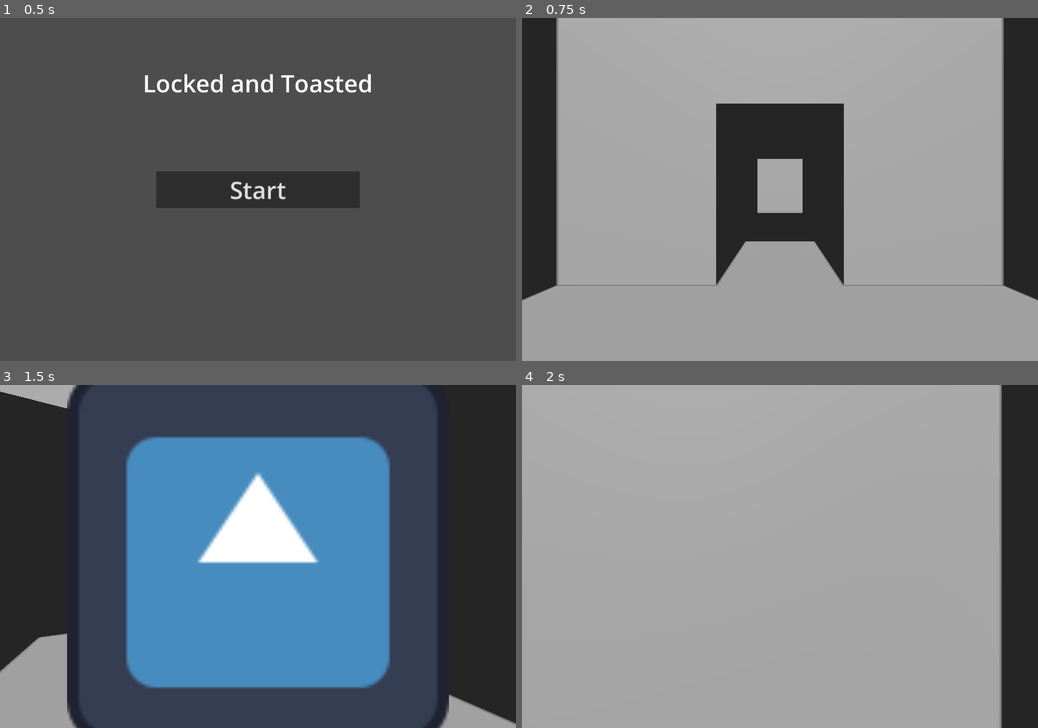
Above: before the commit, frames 1-4 (two rows, left to right).
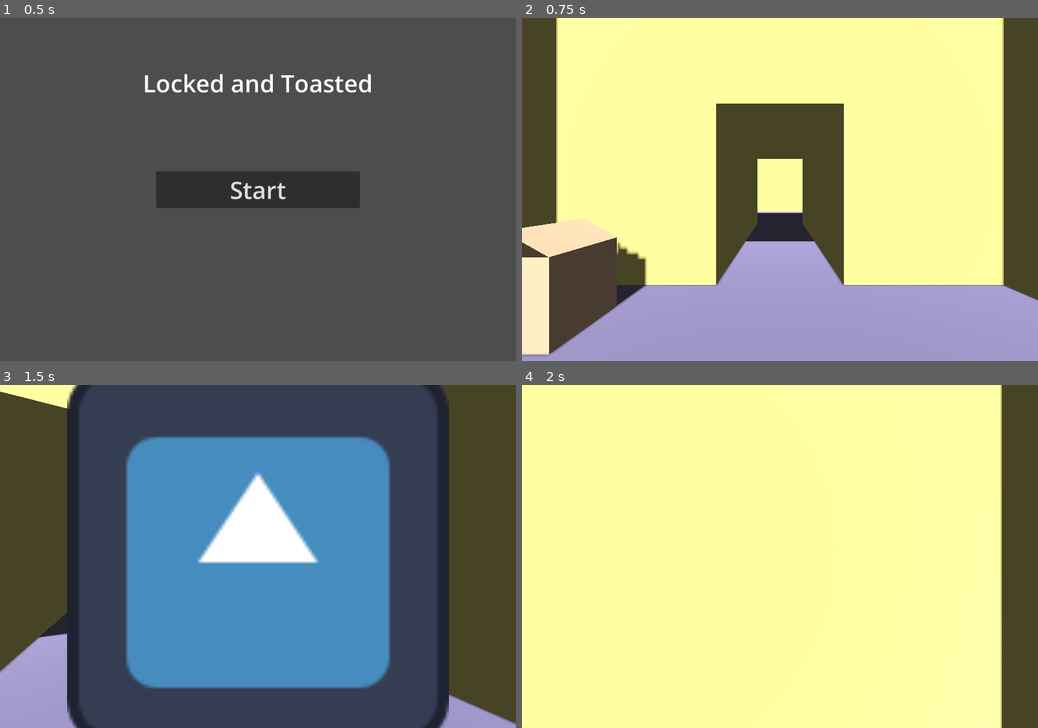
Above: after the commit, the same moments.

Repository: eddysanoli/gmtk-submission-2026
Game: Godot game, scene res://scenes/menu.tscn
Two runs of this game, one before a commit and one after it. Both use one fixed random seed, a clock stepped at 60 frames per second and the inputs below. The engine's default icon, where the game draws it, is replaced by a stand-in: a white triangle on a blue panel in a dark square.
Inputs (mouse positions are in pixels of both pictures, inside the frame that each line leads up to):
- Up to frame 1 (0.5 s): no input
- Up to frame 2 (0.75 s): click "Start" at 0.5 s
- Up to frame 3 (1.5 s): tap Enter at 1.25 s; move the mouse to (283, 556) at 1.27 s; hold W (move_forward) from 1.28 s (still down); click (283, 556) at 1.35 s
- Up to frame 4 (2 s): keep holding W (move_forward)

Frame 1 is identical in both runs. In frame 2, 99% of the frame differs, in the area x 0-100%, y 0-100%; in frame 3, 26%; in frame 4, 100%.

Commit message:
Enviorment Assets
Adds assets for enviormental objects like desks, boxes and refrigeratos to add more details to the level

Diff:
--- a/scenes/enviorment/room.tscn
+++ b/scenes/enviorment/room.tscn
@@ -1,6 +1,29 @@
 [gd_scene format=3 uid="uid://d0fyx3qej33c"]
 
+[ext_resource type="PackedScene" uid="uid://4qlaj6qkg8dl" path="res://assets/furniture/cardboardBoxClosed.fbx" id="1_jwkx8"]
+
 [sub_resource type="Environment" id="Environment_rchu1"]
+
+[sub_resource type="StandardMaterial3D" id="StandardMaterial3D_v87gb"]
+albedo_color = Color(0.9411765, 0.9019608, 0.54901963, 1)
+
+[sub_resource type="StandardMaterial3D" id="StandardMaterial3D_xtt4x"]
+albedo_color = Color(0.9411765, 0.9019608, 0.54901963, 1)
+
+[sub_resource type="StandardMaterial3D" id="StandardMaterial3D_r0k1o"]
+albedo_color = Color(0.9411765, 0.9019608, 0.54901963, 1)
+
+[sub_resource type="StandardMaterial3D" id="StandardMaterial3D_rvviw"]
+albedo_color = Color(0.9411765, 0.9019608, 0.54901963, 1)
+
+[sub_resource type="StandardMaterial3D" id="StandardMaterial3D_dh7p6"]
+albedo_color = Color(0.9411765, 0.9019608, 0.54901963, 1)
+
+[sub_resource type="StandardMaterial3D" id="StandardMaterial3D_vvngo"]
+albedo_color = Color(0.9411765, 0.9019608, 0.54901963, 1)
+
+[sub_resource type="StandardMaterial3D" id="StandardMaterial3D_dqrm3"]
+albedo_color = Color(0.5464768, 0.5153497, 0.683078, 1)
 
 [node name="Room" type="Node3D" unique_id=231692508]
 
@@ -23,31 +46,37 @@
 transform = Transform3D(1, 0, 0, 0, 1, 0, 0, 0, 1, 0, 2.15, 0)
 operation = 2
 size = Vector3(7, 4.5, 7)
+material = SubResource("StandardMaterial3D_v87gb")
 
 [node name="Room2" type="CSGBox3D" parent="LevelGeometry" unique_id=145798667]
 transform = Transform3D(1, 0, 0, 0, 1, 0, 0, 0, 1, -4.3149414, 2.1288695, -12.442957)
 operation = 2
 size = Vector3(15.629883, 4.5577393, 5)
+material = SubResource("StandardMaterial3D_xtt4x")
 
 [node name="Room3" type="CSGBox3D" parent="LevelGeometry" unique_id=894141262]
 transform = Transform3D(1, 0, 0, 0, 1, 0, 0, 0, 1, -7.8683558, 2.15, -3.0032396)
 operation = 2
 size = Vector3(7.5146484, 4.5, 13.182739)
+material = SubResource("StandardMaterial3D_r0k1o")
 
 [node name="Room4" type="CSGBox3D" parent="LevelGeometry" unique_id=1123517668]
 transform = Transform3D(1, 0, 0, 0, 1, 0, 0, 0, 1, -7.719805, 2.15, 10.861154)
 operation = 2
 size = Vector3(7, 4.5, 7.7557373)
+material = SubResource("StandardMaterial3D_rvviw")
 
 [node name="Room5" type="CSGBox3D" parent="LevelGeometry" unique_id=1441218317]
 transform = Transform3D(1, 0, 0, 0, 1, 0, 0, 0, 1, -0.2575345, 2.15, 9.424752)
 operation = 2
 size = Vector3(7.938965, 4.5, 10.64856)
+material = SubResource("StandardMaterial3D_dh7p6")
 
 [node name="Hallway1" type="CSGBox3D" parent="LevelGeometry" unique_id=36621062]
 transform = Transform3D(1, 0, 0, 0, 1, 0, 0, 0, 1, 0, 1.4155945, -6.722)
 operation = 2
 size = Vector3(2, 2.968811, 6.62)
+material = SubResource("StandardMaterial3D_vvngo")
 
 [node name="Hallway2" type="CSGBox3D" parent="LevelGeometry" unique_id=720630696]
 transform = Transform3D(1, 0, 0, 0, 1, 0, 0, 0, 1, -7.581381, 1.414267, 5.2898636)
@@ -62,3 +91,7 @@
 [node name="Floor" type="CSGBox3D" parent="LevelGeometry" unique_id=1440205341]
 transform = Transform3D(1, 0, 0, 0, 1, 0, 0, 0, 1, -4.258301, 0, -0.055633545)
 size = Vector3(16.20752, 0.1, 29.908875)
+material = SubResource("StandardMaterial3D_dqrm3")
+
+[node name="cardboardBoxClosed" parent="." unique_id=1607417892 instance=ExtResource("1_jwkx8")]
+transform = Transform3D(0.4, 0, 0, 0, 0.4, 0, 0, 0, 0.4, -2.094893, 0.049999475, -2.880065)
Not shown, added: assets/furniture/bookcaseOpen.fbx
Not shown, added: assets/furniture/bookcaseOpen.fbx.import
Not shown, added: assets/furniture/bookcaseOpenLow.fbx
Not shown, added: assets/furniture/bookcaseOpenLow.fbx.import
Not shown, added: assets/furniture/cardboardBoxClosed.fbx
Not shown, added: assets/furniture/cardboardBoxClosed.fbx.import
Not shown, added: assets/furniture/cardboardBoxOpen.fbx
Not shown, added: assets/furniture/cardboardBoxOpen.fbx.import
Not shown, added: assets/furniture/ceilingFan.fbx
Not shown, added: assets/furniture/ceilingFan.fbx.import
Not shown, added: assets/furniture/chairDesk.fbx
Not shown, added: assets/furniture/chairDesk.fbx.import
(and 76 more such lines)
